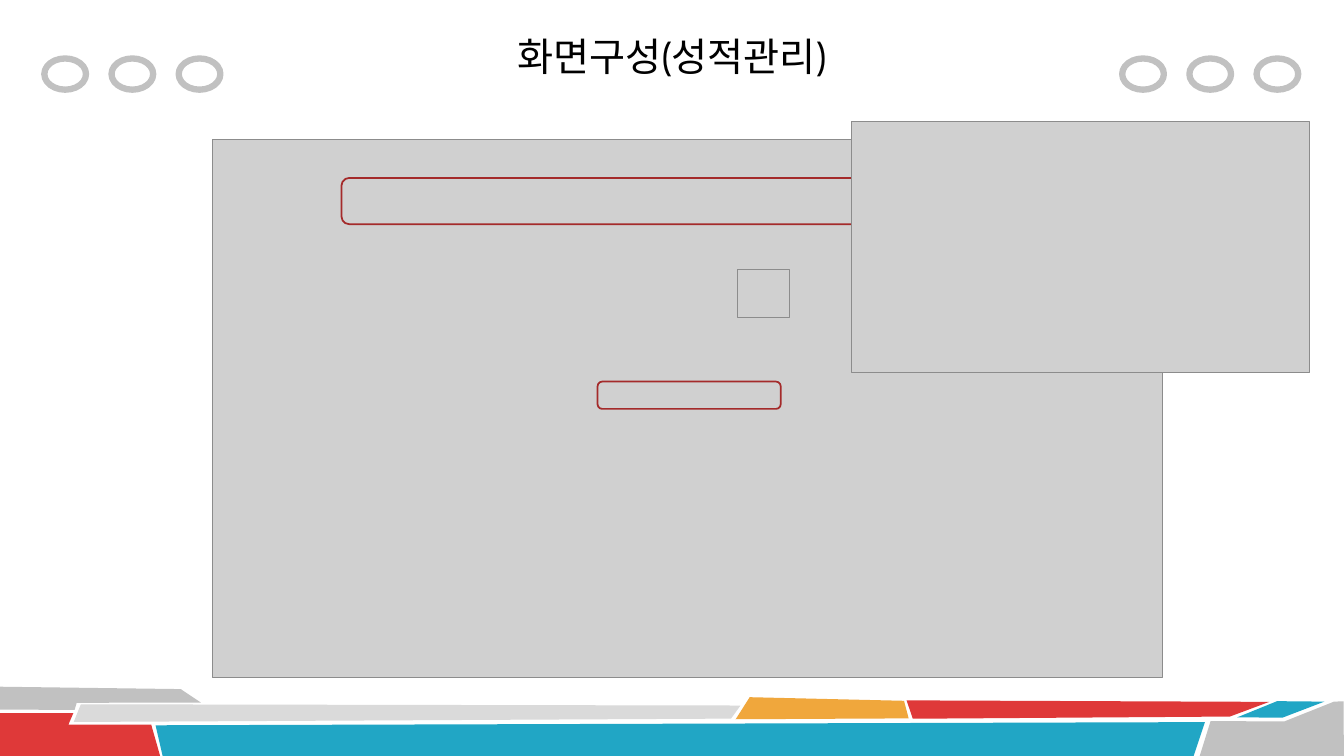
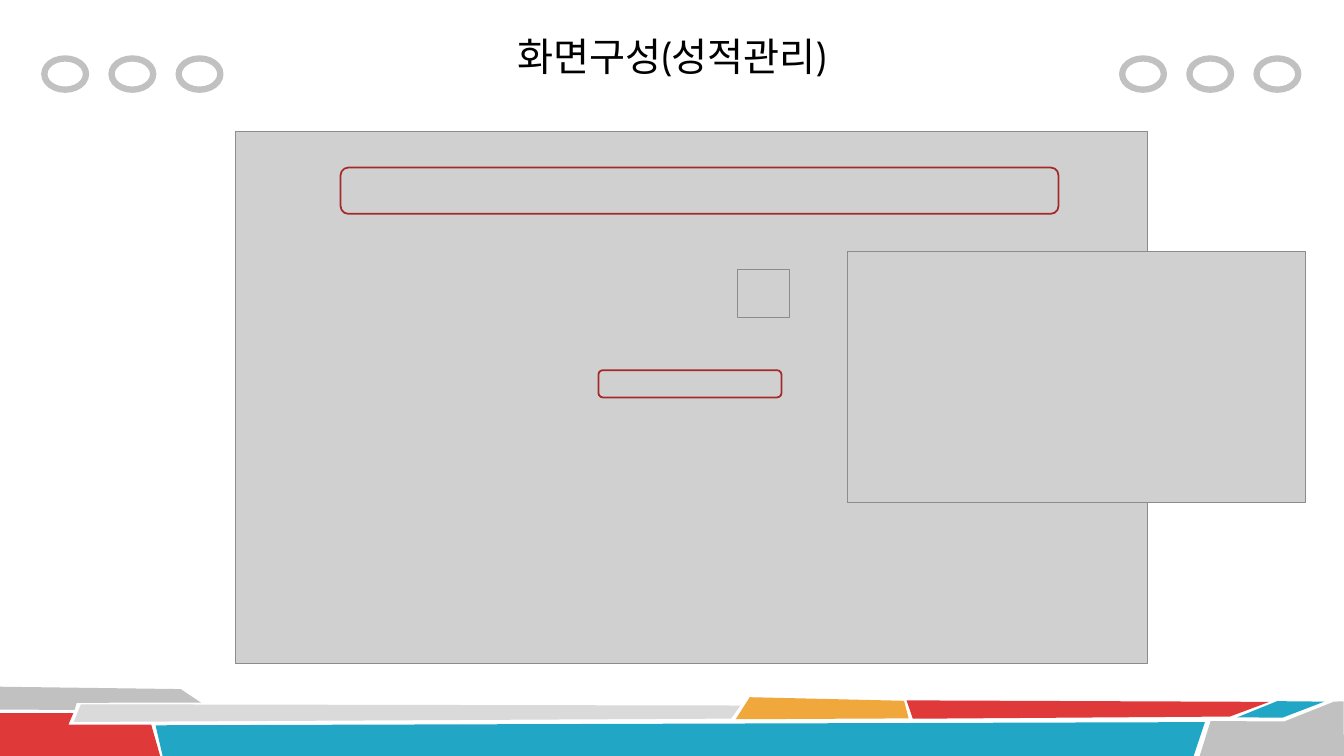
Before and after one commit to shinws9090/shin_student2, a slide deck: slide 13 of document/학생 관리 프로그램2.pptx. Drawn at 1344x756 pixels with LibreOffice and Linux fonts; fonts in the diff are those of the drawing; grey boxes stand for pictures. Boxes give left, top, right and bottom in pixels: in the first picture for what was removed or moved away, otherwise in the second. Text is boxed around its words. In the diff, an @@ line names an element or a change of style, - is before the commit and + after.

```diff
--- a/document/학생 관리 프로그램2.pptx
+++ b/document/학생 관리 프로그램2.pptx
@@ picture: place and size @@
-picture at box(213, 140, 1163, 679)
+picture at box(235, 131, 1147, 664)
@@ rounded rectangle: place and size @@
-rounded rectangle at box(342, 178, 1060, 225)
+rounded rectangle at box(341, 167, 1059, 214)
@@ picture: place and size @@
-picture at box(852, 122, 1310, 373)
+picture at box(848, 252, 1306, 503)
@@ rounded rectangle: place and size @@
-rounded rectangle at box(598, 382, 781, 409)
+rounded rectangle at box(599, 370, 782, 397)
```
Also in this commit, not shown: 7 other files.
